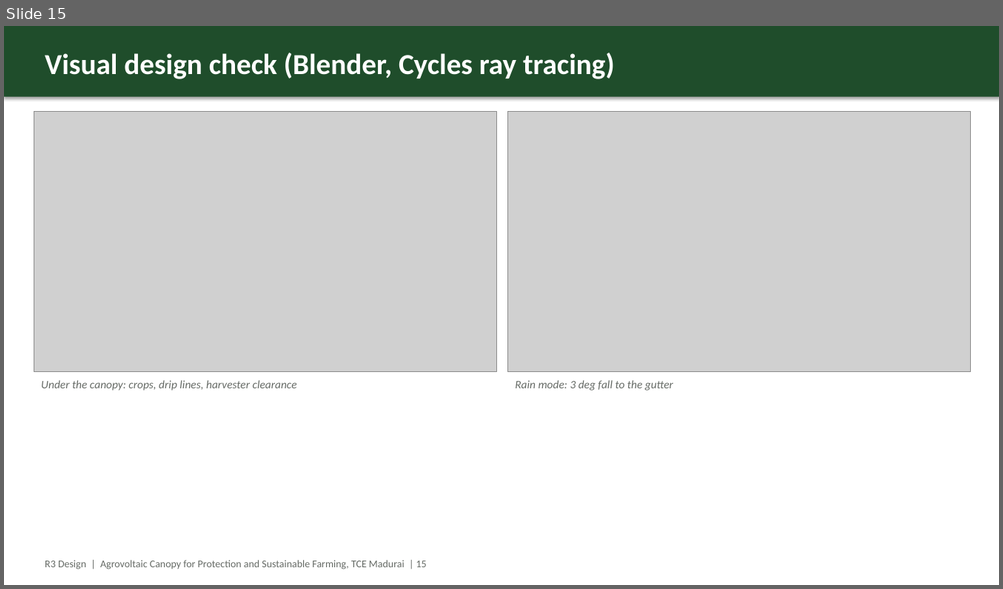
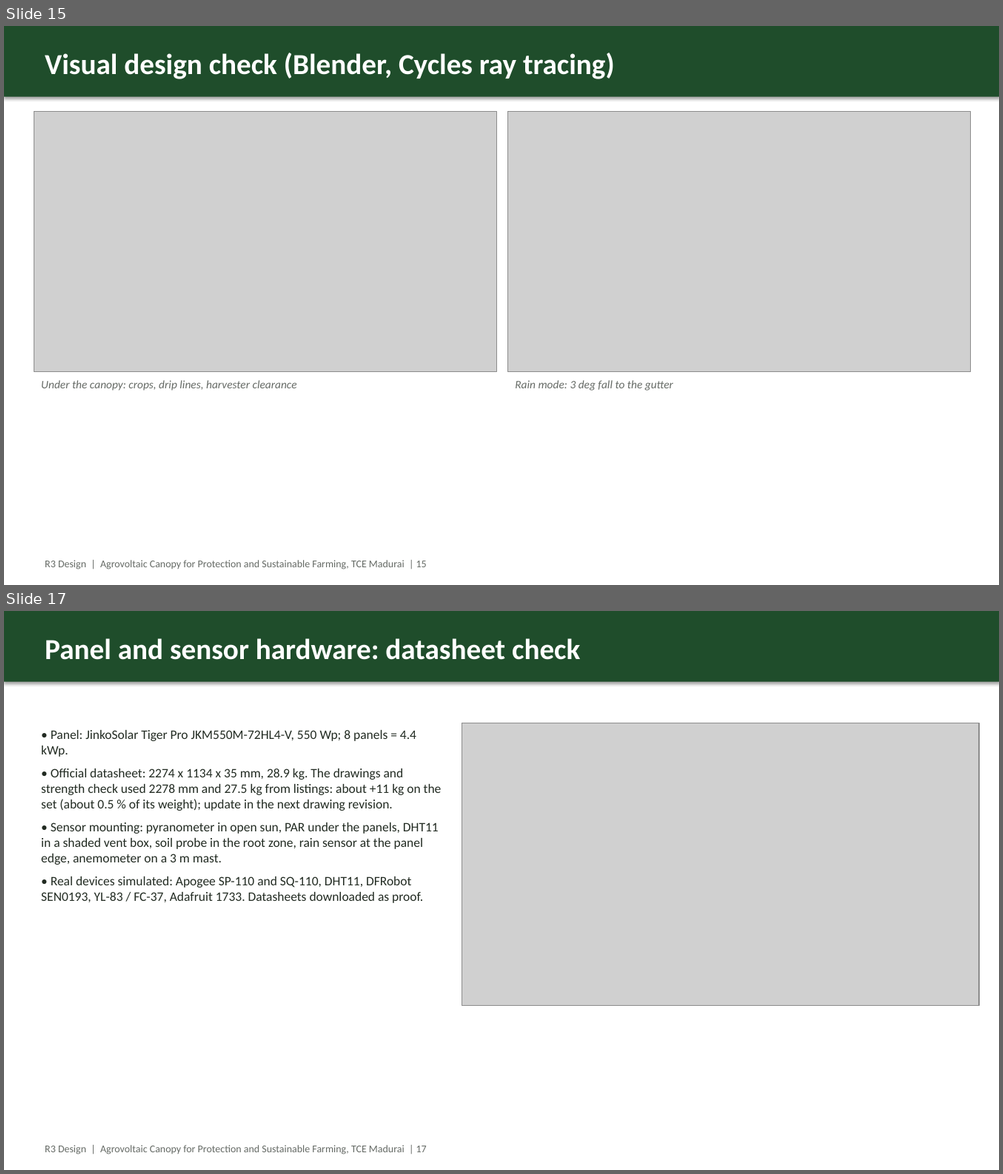
Before and after one commit to thanwin19/agrovoltaic-canopy-srmc, a slide deck: Proof/08_Reports_and_Posters/review_decks/Review1_Design_and_CAD.pptx. Shown one above the other, each under a label of ours: slide 15 before the commit, slides 15 and 17 after it; the slides between them are not shown. The pictures are 1003x589 and 1003x1174 pixels, drawn with LibreOffice and Linux fonts; fonts in the diff are those of the drawing; grey boxes stand for pictures. Boxes give left, top, right and bottom in pixels: in the first picture for what was removed or moved away, otherwise in the second. Text is boxed around its words. In the diff, an @@ line names an element or a change of style, - is before the commit and + after.

```diff
--- a/Proof/08_Reports_and_Posters/review_decks/Review1_Design_and_CAD.pptx
+++ b/Proof/08_Reports_and_Posters/review_decks/Review1_Design_and_CAD.pptx
@@ slide 17 added at [4, 611, 999, 1170], background #FFFFFF @@
@@ rectangle added at [4, 611, 999, 682], fill #1F4D2B @@
@@ text added at [45, 638, 580, 660], 28 pt, text #FFFFFF, bold @@
+Panel and sensor hardware: datasheet check
@@ text added at [41, 730, 441, 903], 12.5 pt, text #222B22 @@
+• Panel: JinkoSolar Tiger Pro JKM550M-72HL4-V, 550 Wp; 8 panels = 4.4 kWp.
+• Official datasheet: 2274 x 1134 x 35 mm, 28.9 kg. The drawings and strength check used 2278 mm and 27.5 kg from listings: about +11 kg on the set (about 0.5 % of its weight); update in the next drawing revision.
+• Sensor mounting: pyranometer in open sun, PAR under the panels, DHT11 in a shaded vent box, soil probe in the root zone, rain sensor at the panel edge, anemometer on a 3 m mast.
+• Real devices simulated: Apogee SP-110 and SQ-110, DHT11, DFRobot SEN0193, YL-83 / FC-37, Adafruit 1733. Datasheets downloaded as proof.
@@ picture added at [461, 723, 979, 1005] @@
@@ text added at [45, 1145, 427, 1155], 10 pt, text #666B66 @@
+R3 Design | Agrovoltaic Canopy for Protection and Sustainable Farming, TCE Madurai | 17
```
Also in this commit, not shown: 1 slide changed, 1 other slide added, 18 other files.
